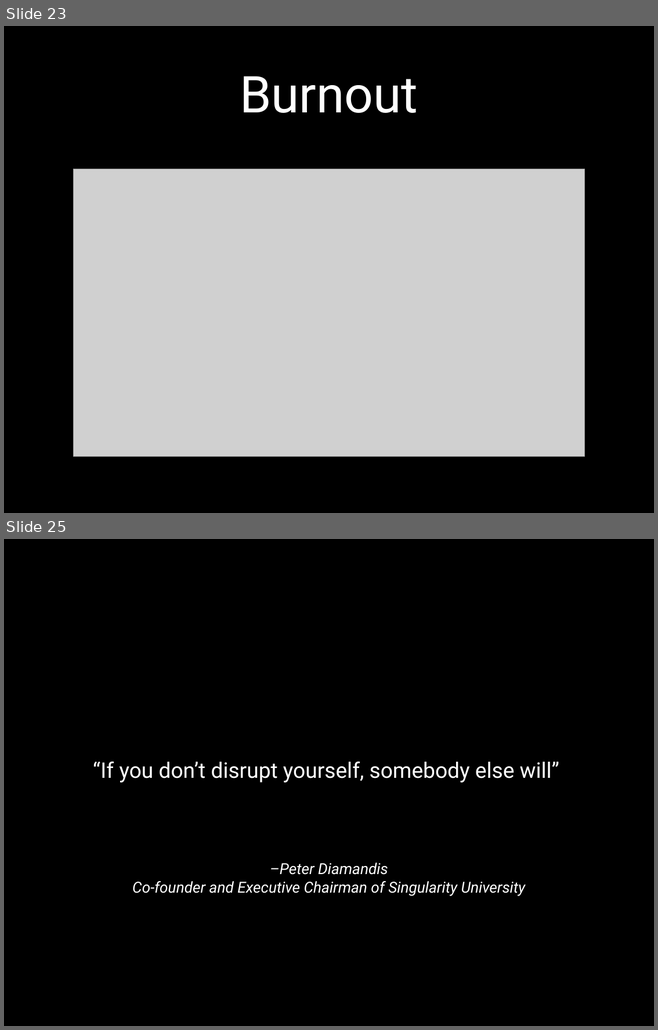
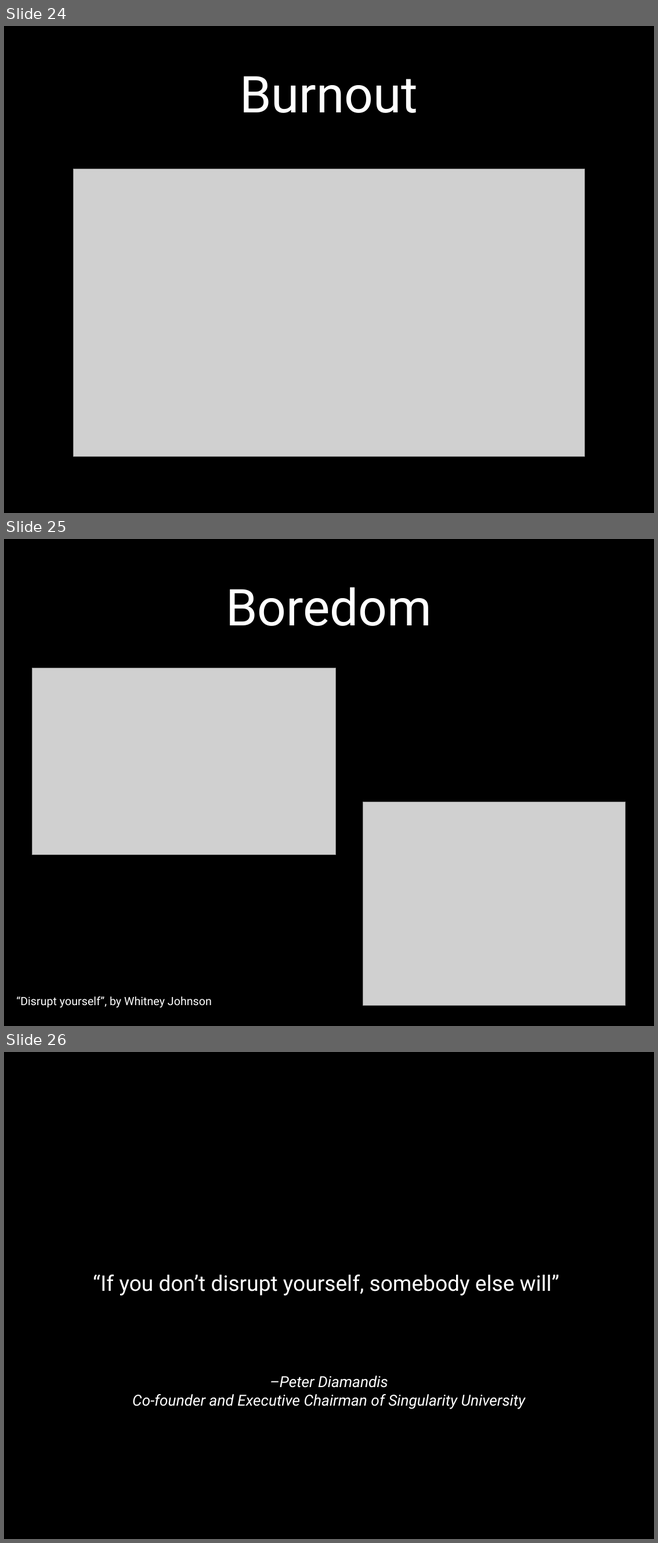
Before and after one commit to digitalbias/digitalbias.github.io, a slide deck: files/next_move.pptx. Shown one above the other, each under a label of ours: slides 23 and 25 before the commit, slides 24, 25 and 26 after it; the slides between them are not shown. The pictures are 658x1030 and 658x1543 pixels, drawn with LibreOffice and Linux fonts; fonts in the diff are those of the drawing; grey boxes stand for pictures; background and template pictures are left out. Boxes give left, top, right and bottom in pixels: in the first picture for what was removed or moved away, otherwise in the second. Text is boxed around its words. In the diff, an @@ line names an element or a change of style, - is before the commit and + after.

```diff
--- a/files/next_move.pptx
+++ b/files/next_move.pptx
@@ slide 25 added at [4,539,654,1026], background picture (left out) @@
@@ title added at [226,587,431,626], 80 pt, text #FFFFFF @@
+Boredom
@@ picture added at [32,668,336,855] @@
@@ picture added at [363,802,625,1005] @@
@@ text added at [16,997,212,1008], 18 pt, text #FFFFFF @@
+“Disrupt yourself”, by Whitney Johnson
@@ what was slide 23 is now slide 24 @@
@@ what was slide 25 is now slide 26 @@
```
Also in this commit, not shown: 4 slides changed, 2 other slides added, 1 slide removed, 1 other file.
